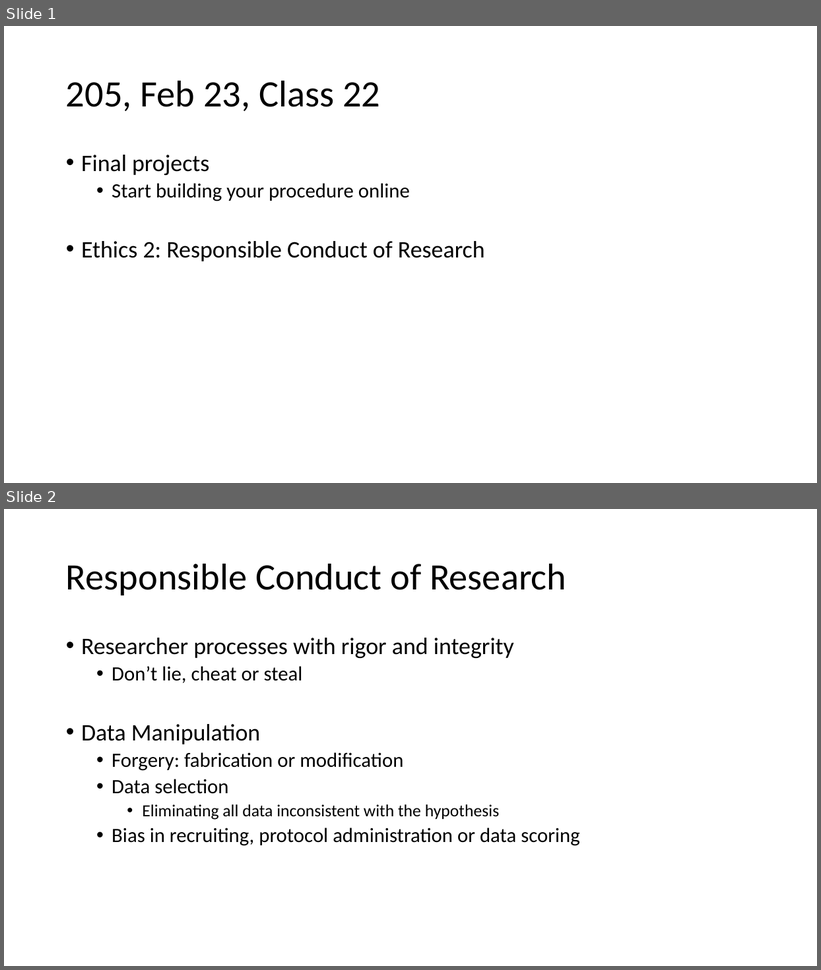
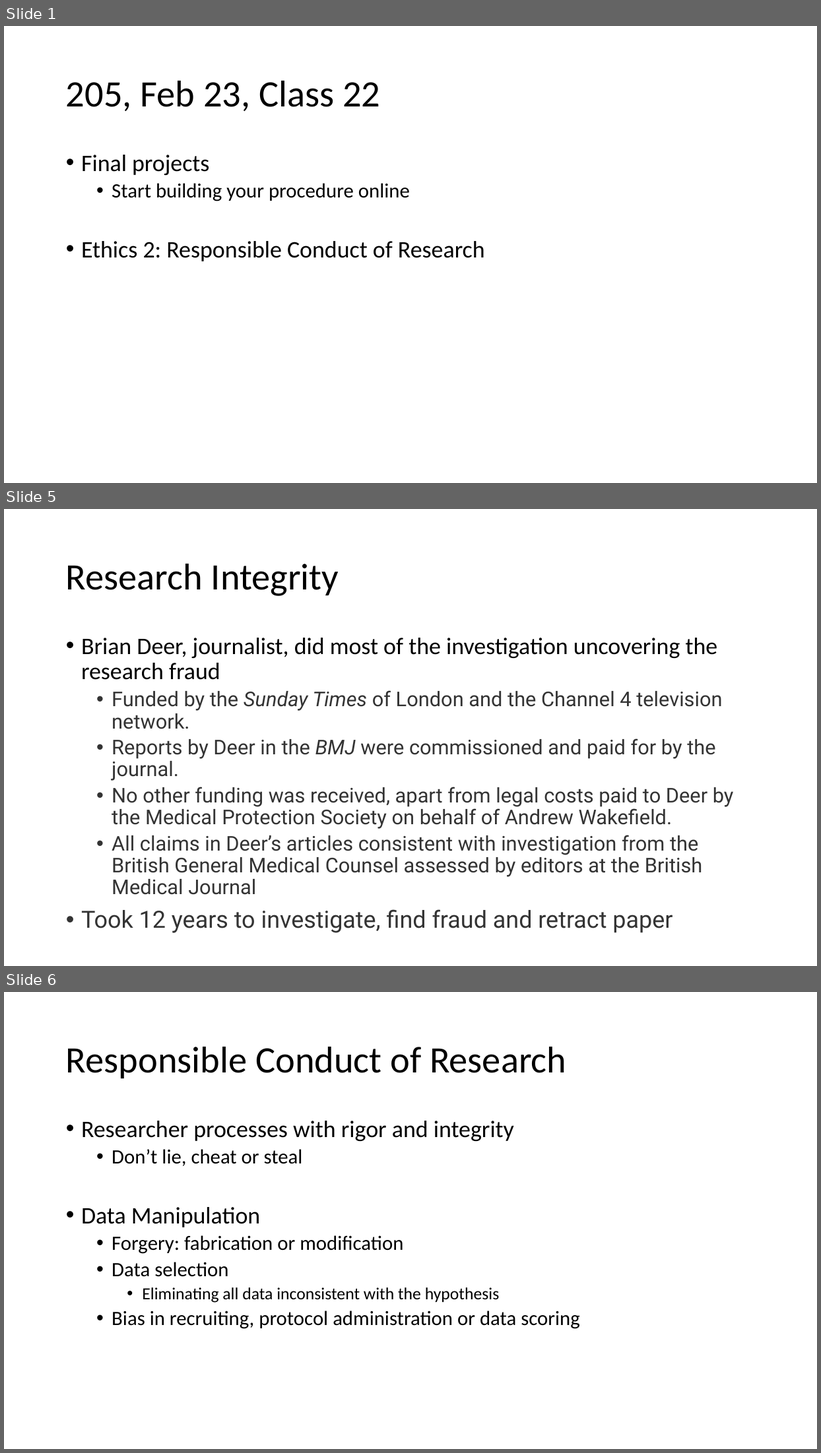
Before and after one commit to preber/Research-Methods, a slide deck: Class Slides 2024/Class 22.pptx. Shown one above the other, each under a label of ours: slides 1 and 2 before the commit, slides 1, 5 and 6 after it; the slides between them are not shown. The pictures are 821x970 and 821x1453 pixels, drawn with LibreOffice and Linux fonts; fonts in the diff are those of the drawing. Boxes give left, top, right and bottom in pixels: in the first picture for what was removed or moved away, otherwise in the second. Text is boxed around its words. In the diff, an @@ line names an element or a change of style, - is before the commit and + after.

```diff
--- a/Class Slides 2024/Class 22.pptx
+++ b/Class Slides 2024/Class 22.pptx
@@ slide 5 added at box(4, 509, 817, 966), background #FFFFFF @@
@@ title added at box(66, 563, 339, 596), 44 pt, text #000000 @@
+Research Integrity
@@ text added at box(81, 638, 734, 933), 24 pt, text #333333 @@
+• Brian Deer, journalist, did most of the investigation uncovering the research fraud
+  • Funded by the Sunday Times of London and the Channel 4 television network.
+  • Reports by Deer in the BMJ were commissioned and paid for by the journal.
+  • No other funding was received, apart from legal costs paid to Deer by the Medical Protection Society on behalf of Andrew Wakefield.
+  • All claims in Deer’s articles consistent with investigation from the British General Medical Counsel assessed by editors at the British Medical Journal
+• Took 12 years to investigate, find fraud and retract paper
@@ what was slide 2 is now slide 6 @@
```
Also in this commit, not shown: 5 slides changed, 4 other slides added, 5 slides removed.
